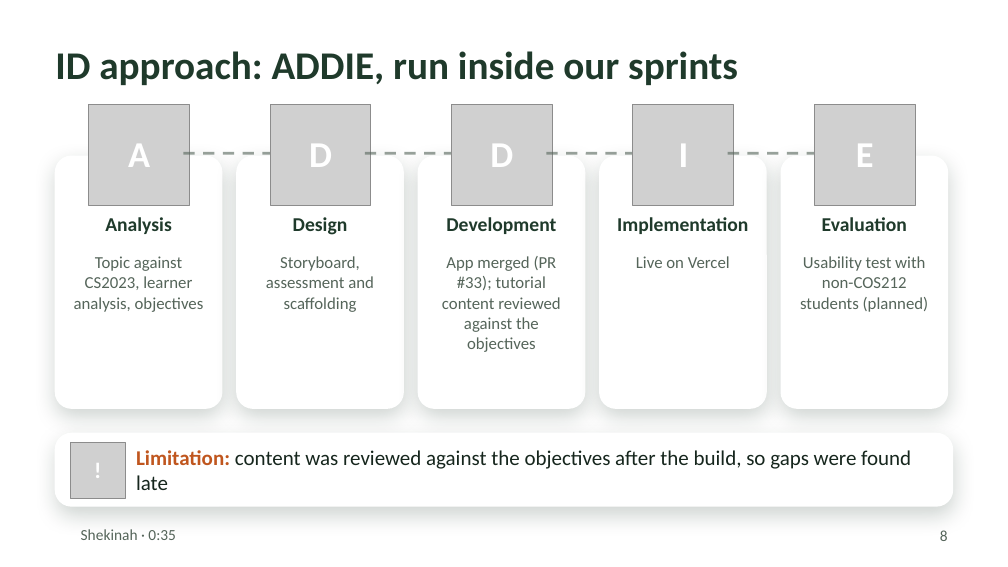
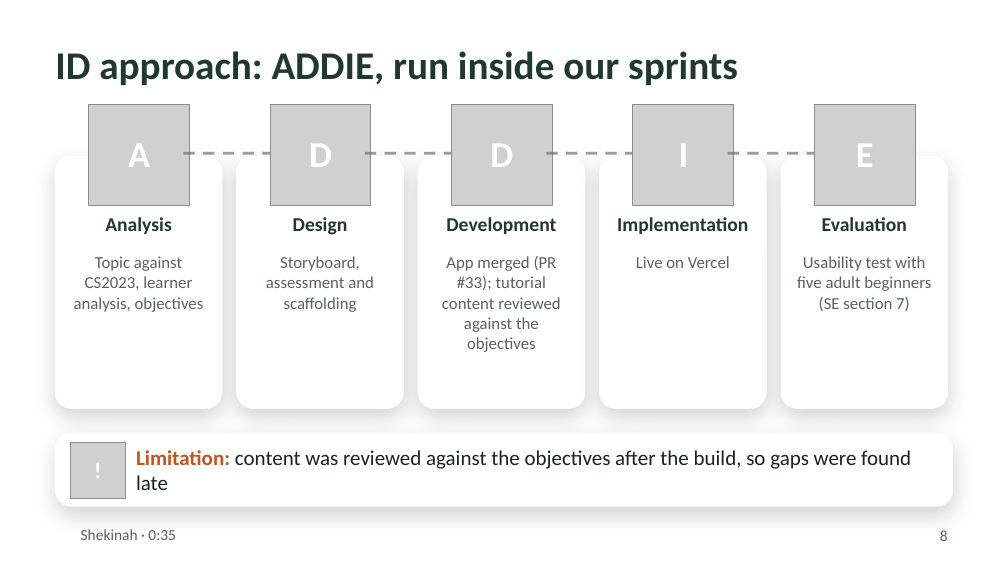
Before and after one commit to 404-name-not-found-cos750/cos212-app, a slide deck: slide 8 of slides/Tree-Hop-presentation.pptx. Drawn at 1008x567 pixels with LibreOffice and Linux fonts; fonts in the diff are those of the drawing; grey boxes stand for pictures; background and template pictures are left out. Boxes give left, top, right and bottom in pixels: in the first picture for what was removed or moved away, otherwise in the second. Text is boxed around its words. In the diff, an @@ line names an element or a change of style, - is before the commit and + after.

Commit message:
Usability results, GenAI appendix, ID limitations, final TODO clean-up and deck update

```diff
--- a/slides/Tree-Hop-presentation.pptx
+++ b/slides/Tree-Hop-presentation.pptx
@@ text at [797,256,931,311]: text changed @@
-Usability test with non-COS212 students (planned)
+Usability test with five adult beginners (SE section 7)
```
Also in this commit, not shown: 1 other slide changed, 18 other files.
